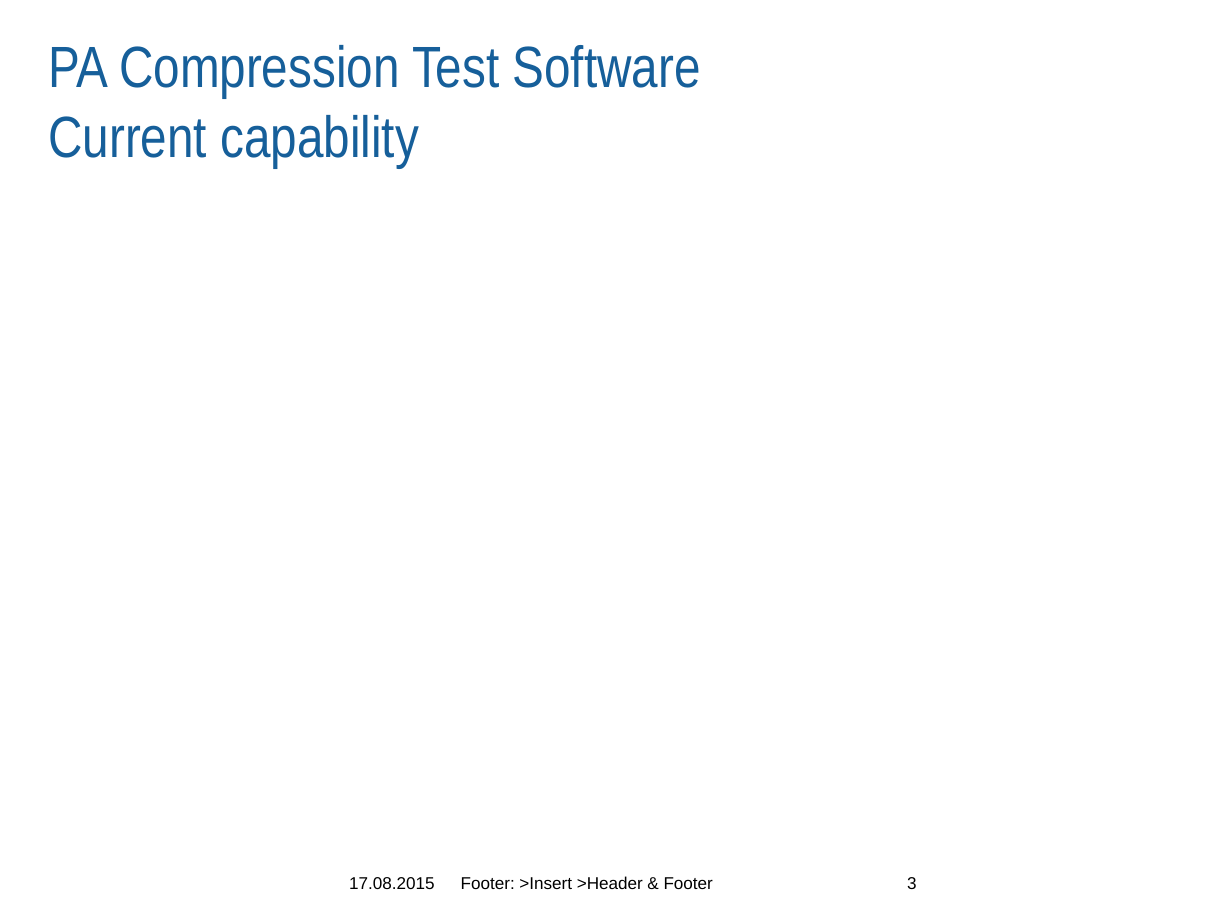
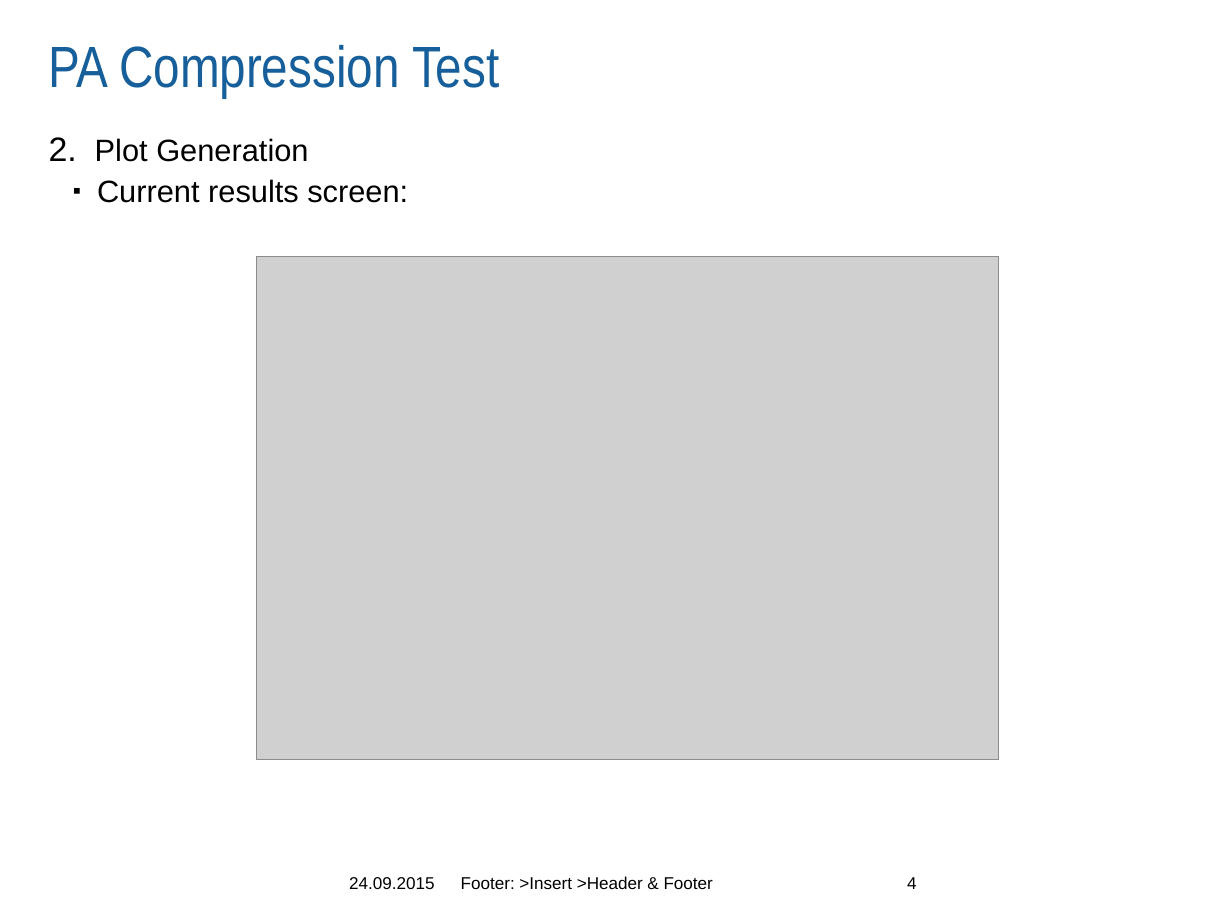
Before and after one commit to Terrabits/PACompressionTest, a slide deck: slide 4 of Screenshots/v2.0 Prototype/MA-COM PA Compression Test Software.pptx (slide 3 before the commit). Drawn at 1232x924 pixels with LibreOffice and Linux fonts; fonts in the diff are those of the drawing; grey boxes stand for pictures; background and template pictures are left out. Boxes give left, top, right and bottom in pixels: in the first picture for what was removed or moved away, otherwise in the second. Text is boxed around its words. In the diff, an @@ line names an element or a change of style, - is before the commit and + after.

```diff
--- a/Screenshots/v2.0 Prototype/MA-COM PA Compression Test Software.pptx
+++ b/Screenshots/v2.0 Prototype/MA-COM PA Compression Test Software.pptx
@@ title at [49,45,499,98]: text changed @@
-PA Compression Test Software
-Current capability
+PA Compression Test
@@ text added at [95,138,408,203], 18 pt, text #000000 @@
+2. Plot Generation
+  ▪ Current results screen:
@@ picture added at [256,256,998,759] @@
@@ text at [349,877,434,889]: text changed @@
-17.08.2015
+24.09.2015
@@ page number at [907,877,917,889]: text changed @@
-3
+4
```
Also in this commit, not shown: 5 other slides changed, 7 slides removed, 6 other files.
